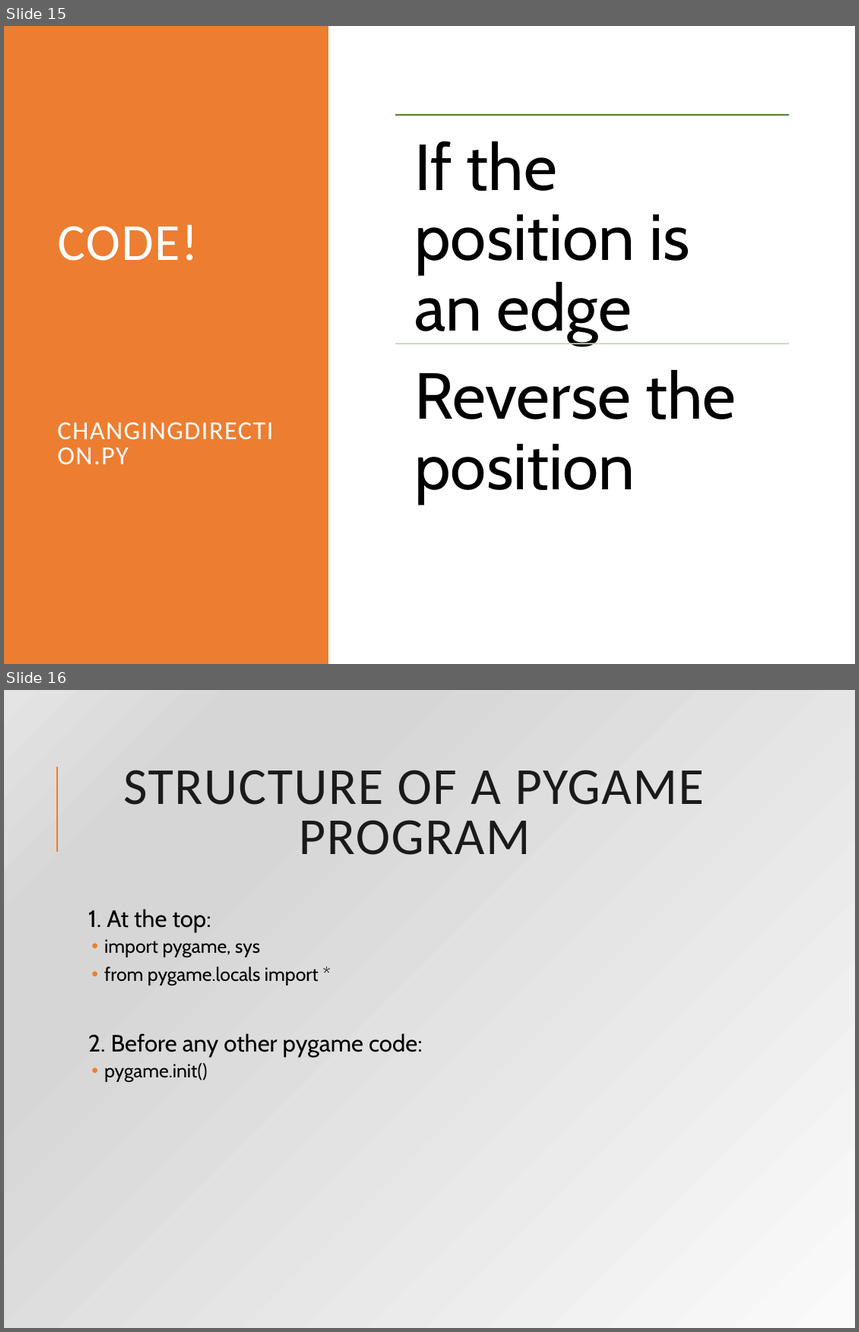
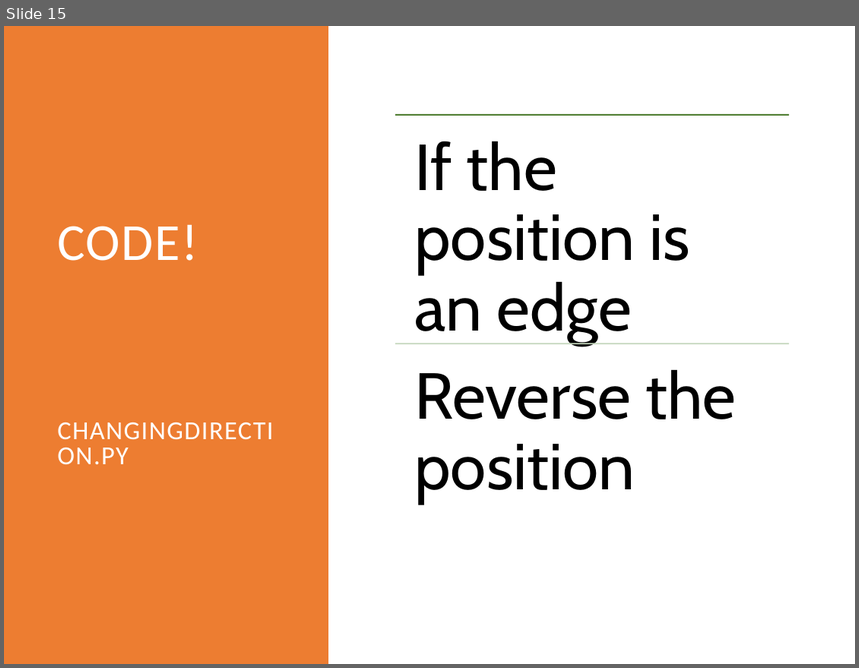
Before and after one commit to rsera/Junior-Knights, a slide deck: Python Day 10 Pygame 2.pptx. Shown one above the other, each under a label of ours: slides 15 and 16 before the commit, slide 15 after it. The pictures are 859x1332 and 859x668 pixels, drawn with LibreOffice and Linux fonts; fonts in the diff are those of the drawing. Boxes give left, top, right and bottom in pixels: in the first picture for what was removed or moved away, otherwise in the second. Text is boxed around its words. In the diff, an @@ line names an element or a change of style, - is before the commit and + after.

Commit message:
pygame 2 slides and example code

```diff
--- a/Python Day 10 Pygame 2.pptx
+++ b/Python Day 10 Pygame 2.pptx
@@ slide 16 removed at <box>4,690,855,1328</box>, background gradient #FAFAFA to #D7D7D7 to #E4E4E4 @@
@@ line removed from (56, 852) to (56, 767) @@
@@ title removed at <box>123,770,704,855</box> @@
-STRUCTURE OF A PYGAME PROGRAM
@@ text removed at <box>88,909,423,1082</box> @@
-  1. At the top:
-  • import pygame, sys
-  • from pygame.locals import *
-  2. Before any other pygame code:
-  • pygame.init()
```
Also in this commit, not shown: 1 slide changed, 8 slides added, 1 other slide removed, 14 other files.
